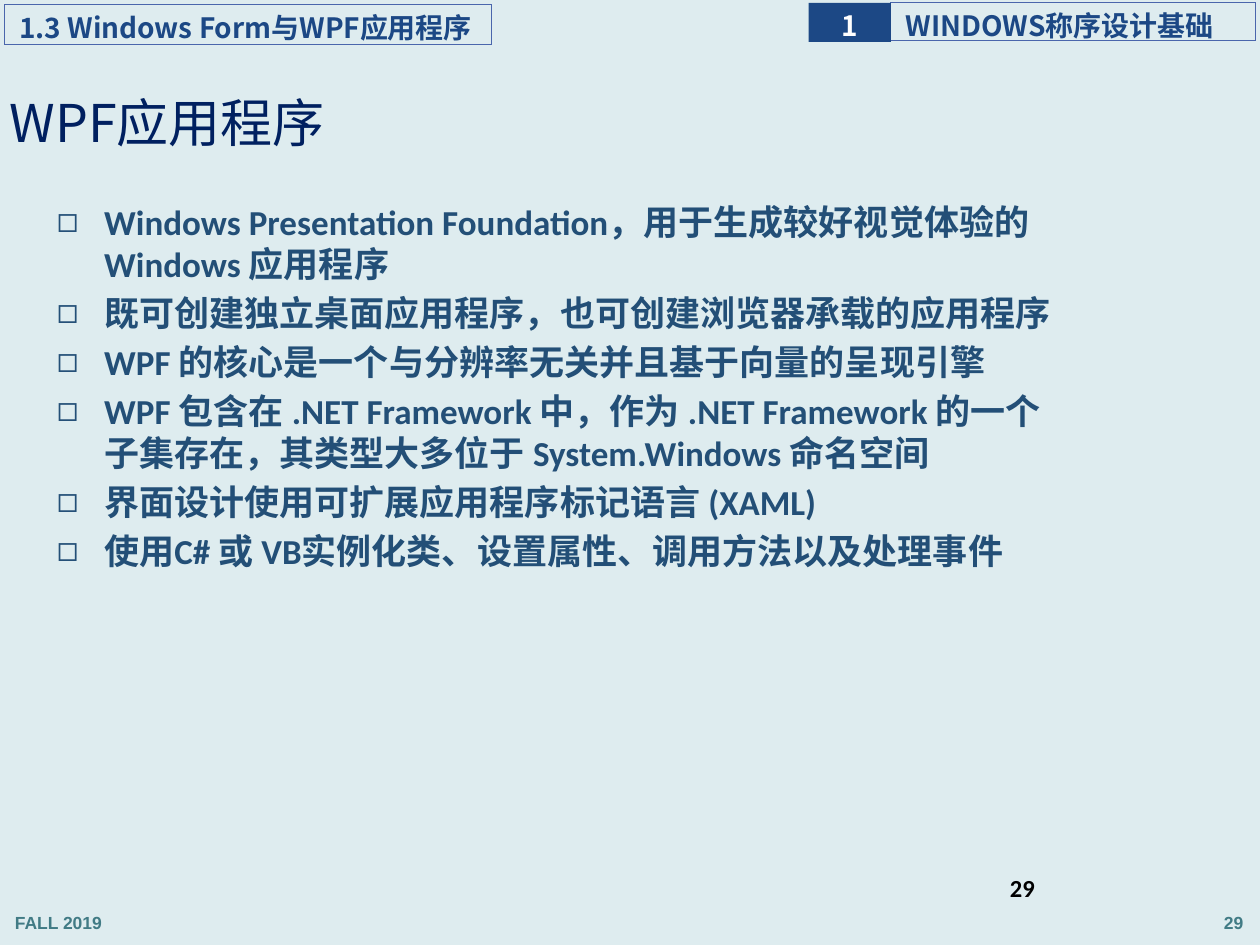
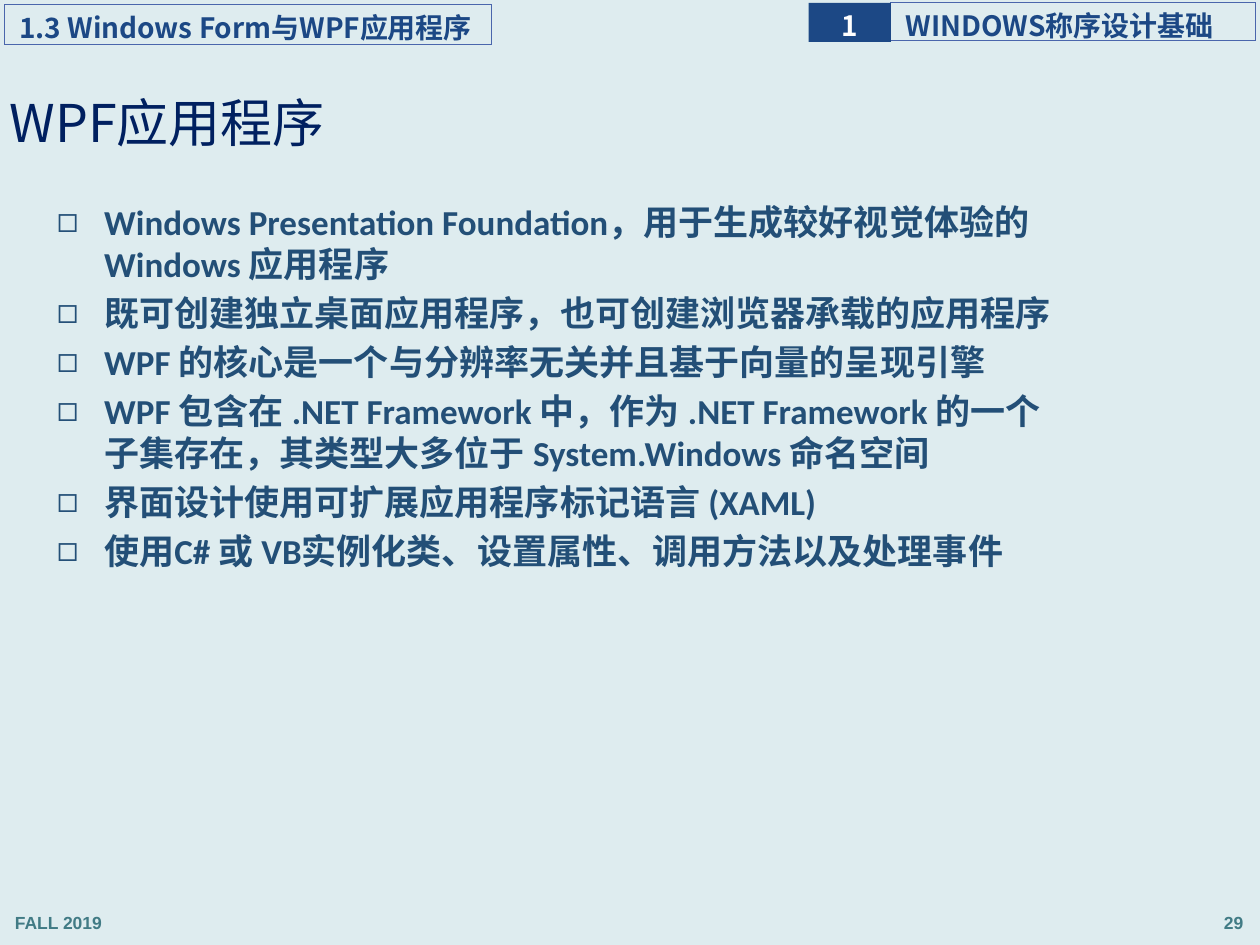
Before and after one commit to programming-windows/ppt, a slide deck: slide 29 of programmingWindows_1.pptx. Drawn at 1260x945 pixels with LibreOffice and Linux fonts; fonts in the diff are those of the drawing. Boxes give left, top, right and bottom in pixels: in the first picture for what was removed or moved away, otherwise in the second. Text is boxed around its words. In the diff, an @@ line names an element or a change of style, - is before the commit and + after.

```diff
--- a/programmingWindows_1.pptx
+++ b/programmingWindows_1.pptx
@@ page number removed at (1010, 881, 1035, 897) @@
-29
```
Also in this commit, not shown: 17 other slides changed, 5 slides added.
